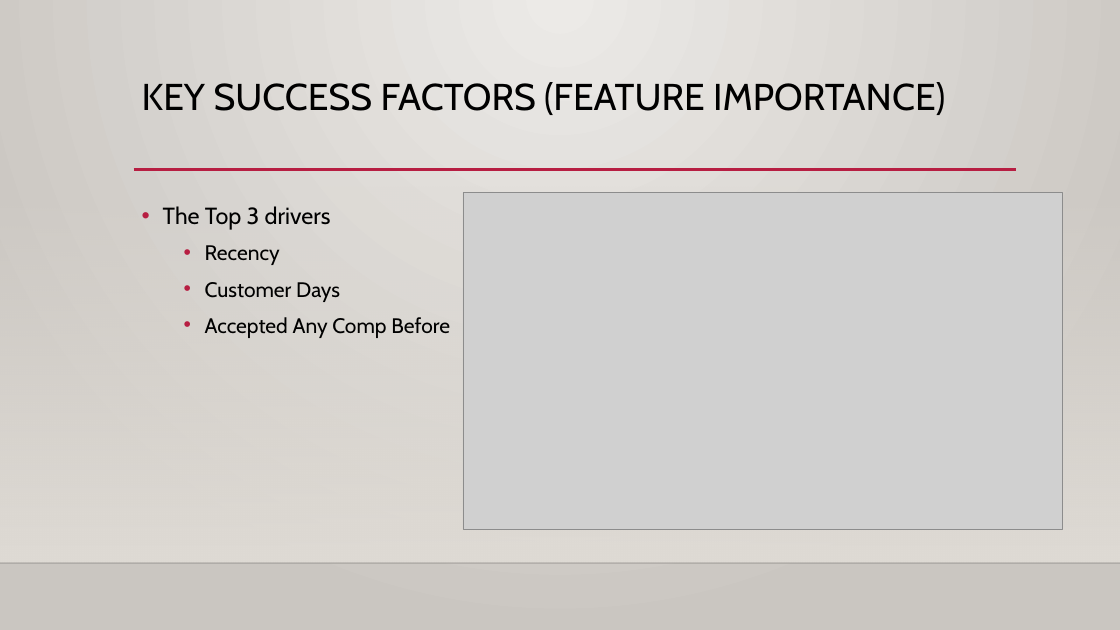
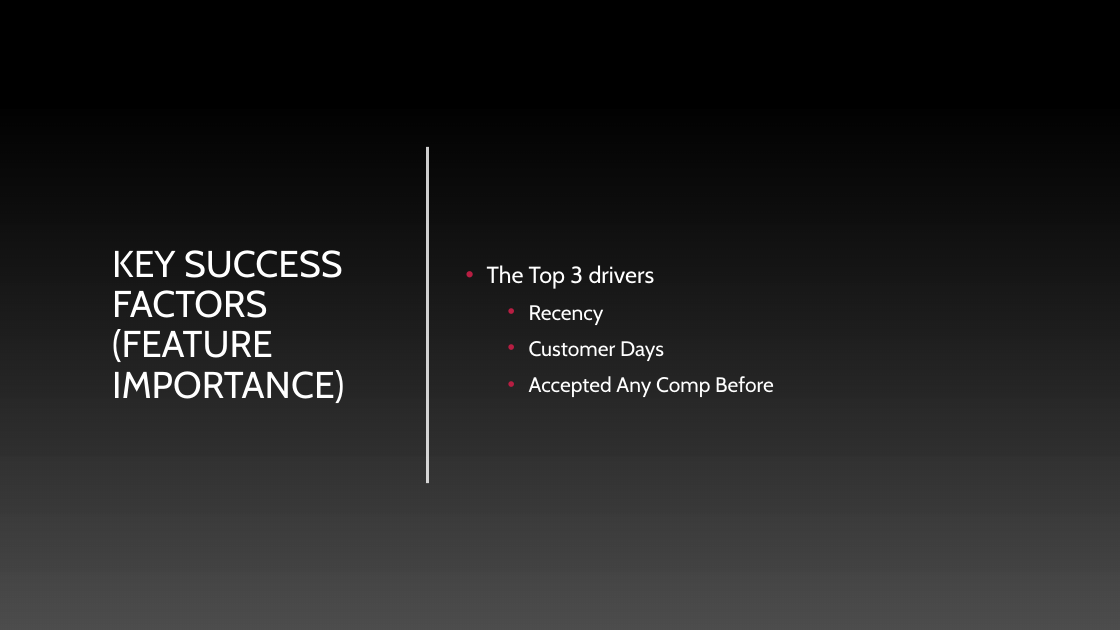
Before and after one commit to Janet5y2i/RetailCustAnalysis, a slide deck: slide 9 of iFood Marketing Prediction Model_Report.pptx (slide 7 before the commit). Drawn at 1120x630 pixels with LibreOffice and Linux fonts; fonts in the diff are those of the drawing; grey boxes stand for pictures; background and template pictures are left out. Boxes give left, top, right and bottom in pixels: in the first picture for what was removed or moved away, otherwise in the second. Text is boxed around its words. In the diff, an @@ line names an element or a change of style, - is before the commit and + after.

```diff
--- a/iFood Marketing Prediction Model_Report.pptx
+++ b/iFood Marketing Prediction Model_Report.pptx
@@ background gradient #ECEAE7 to #CAC7C1 to picture (left out) @@
@@ rectangle added at (0, 0, 1120, 630), fill #000000 @@
@@ rectangle added at (0, 110, 1120, 630), fill gradient #3C3C3C to #4E4E4E @@
@@ title "KEY SUCCESS FACTORS (FEATURE IMPORTANCE)": place and size @@
-title "KEY SUCCESS FACTORS (FEATURE IMPORTANCE)" at (142, 82, 945, 115)
+title "KEY SUCCESS FACTORS (FEATURE IMPORTANCE)" at (112, 250, 344, 403)
@@ title "KEY SUCCESS FACTORS (FEATURE IMPORTANCE)" at (112, 250, 344, 403): text colour #000000 to #FFFFFF; vertical alignment top to middle @@
@@ text "The Top 3 drivers" at (487, 265, 774, 397): text colour #000000 to #FFFFFF; vertical alignment top to middle @@
@@ text "The Top 3 drivers": place and size @@
-text "The Top 3 drivers" at (163, 206, 450, 338)
+text "The Top 3 drivers" at (487, 265, 774, 397)
@@ line added from (428, 147) to (428, 483), #FFFFFF 2.5 pt @@
@@ line removed from (134, 170) to (1017, 170) @@
@@ rectangle at (0, 186, 1120, 563): fill gradient #DFDBD5 to gradient #454545 @@
@@ picture removed at (463, 192, 1062, 529) @@
```
Also in this commit, not shown: 7 other slides changed, 2 slides added.
